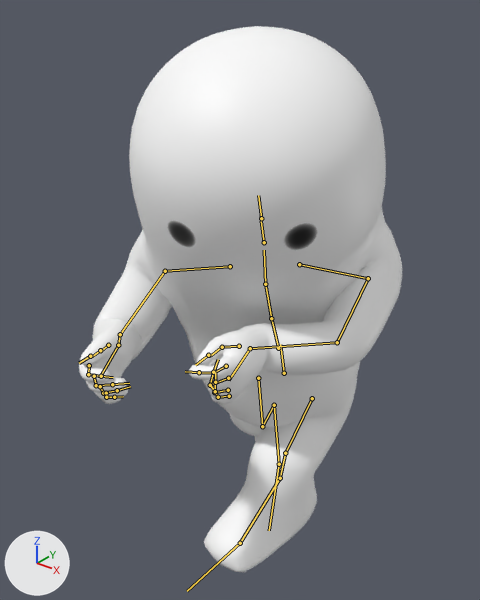
What one commit did to the FBX model Assets/Meshes/Player/RunBackwardMirrored.fbx.
Both versions are drawn from a 50 mm camera at (1.092, -1.644, 1.69) aimed at (0.004, -0.284, 0.847). Lighting does not change. The marker at lower left points along +X, +Y and +Z. Both versions are drawn at frame 8 of the action 'mixamo.com'; the numbers are the values there. The bones that bend it are drawn over the model as lines.

Objects in the first picture: 'CharacterFinal'.
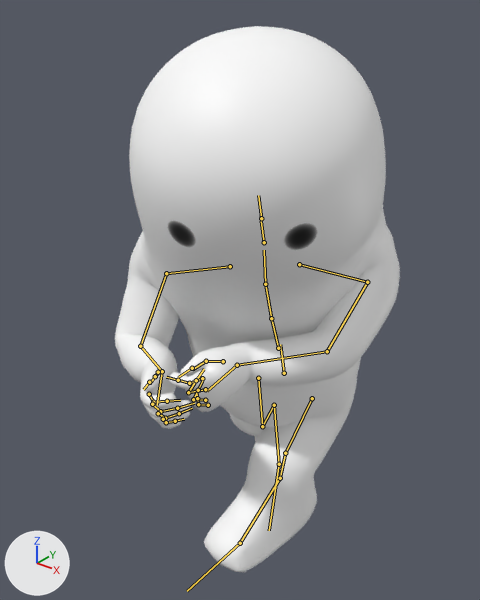
Scene script edits in JSON lines:
```json
{"block": "bone_mixamorig_leftshoulder", "where": "bone_mixamorig_leftshoulder = bpy.data.objects['Armature'].pose.bones['mixamorig:LeftShoulder']  # child of 'mixamorig:Spine2'"}
{"op": "set", "path": "bone_mixamorig_leftshoulder.rotation_quaternion", "old": "(0.968, -0.074, -0.135, 0.2)", "new": "(0.969, -0.048, -0.13, 0.206)", "note": "degrees (-12, -13, 25) -> degrees (-9, -13, 25)"}
{"block": "bone_mixamorig_leftarm", "where": "bone_mixamorig_leftarm = bpy.data.objects['Armature'].pose.bones['mixamorig:LeftArm']  # child of 'mixamorig:LeftShoulder'"}
{"op": "set", "path": "bone_mixamorig_leftarm.rotation_quaternion", "old": "(0.736, 0.243, 0.045, 0.63)", "new": "(0.708, 0.322, 0.149, 0.611)", "note": "degrees (25, -14, 78) -> degrees (40, -11, 78)"}
{"block": "bone_mixamorig_leftforearm", "where": "bone_mixamorig_leftforearm = bpy.data.objects['Armature'].pose.bones['mixamorig:LeftForeArm']  # child of 'mixamorig:LeftArm'"}
{"op": "set", "path": "bone_mixamorig_leftforearm.rotation_quaternion", "old": "(0.966, 0.168, 0.001, 0.195)", "new": "(0.963, 0.174, 0.114, 0.17)", "note": "degrees (19, -4, 22) -> degrees (22, 9, 22)"}
{"block": "bone_mixamorig_lefthand", "where": "bone_mixamorig_lefthand = bpy.data.objects['Armature'].pose.bones['mixamorig:LeftHand']  # child of 'mixamorig:LeftForeArm'"}
{"op": "set", "path": "bone_mixamorig_lefthand.rotation_quaternion", "old": "(0.867, -0.249, -0.328, -0.279)", "new": "(0.873, -0.23, -0.392, -0.175)", "note": "degrees (-21, -45, -27) -> degrees (-24, -50, -11)"}
{"block": "bone_mixamorig_lefthandthumb1", "where": "bone_mixamorig_lefthandthumb1 = bpy.data.objects['Armature'].pose.bones['mixamorig:LeftHandThumb1']  # child of 'mixamorig:LeftHand'"}
{"op": "set", "path": "bone_mixamorig_lefthandthumb1.rotation_quaternion", "old": "(0.957, 0.256, 0.001, -0.136)", "new": "(0.958, 0.232, -0.03, -0.163)", "note": "degrees (29, 4, -15) -> degrees (27, 1, -19)"}
{"block": "bone_mixamorig_rightshoulder", "where": "bone_mixamorig_rightshoulder = bpy.data.objects['Armature'].pose.bones['mixamorig:RightShoulder']  # child of 'mixamorig:Spine2'"}
{"op": "set", "path": "bone_mixamorig_rightshoulder.rotation_quaternion", "old": "(0.996, 0.048, -0.04, 0.06)", "new": "(0.995, 0.075, -0.038, 0.058)", "note": "degrees (5, -5, 7) -> degrees (8, -5, 6)"}
{"block": "bone_mixamorig_rightarm", "where": "bone_mixamorig_rightarm = bpy.data.objects['Armature'].pose.bones['mixamorig:RightArm']  # child of 'mixamorig:RightShoulder'"}
{"op": "set", "path": "bone_mixamorig_rightarm.rotation_quaternion", "old": "(0.894, 0.169, 0.212, -0.356)", "new": "(0.873, 0.267, 0.15, -0.381)", "note": "degrees (10, 30, -41) -> degrees (23, 28, -41)"}
{"block": "bone_mixamorig_rightforearm", "where": "bone_mixamorig_rightforearm = bpy.data.objects['Armature'].pose.bones['mixamorig:RightForeArm']  # child of 'mixamorig:RightArm'"}
{"op": "set", "path": "bone_mixamorig_rightforearm.rotation_quaternion", "old": "(0.818, 0.379, -0.001, -0.432)", "new": "(0.814, 0.387, -0.19, -0.39)", "note": "degrees (41, 19, -49) -> degrees (51, 0, -51)"}
{"block": "bone_mixamorig_righthand", "where": "bone_mixamorig_righthand = bpy.data.objects['Armature'].pose.bones['mixamorig:RightHand']  # child of 'mixamorig:RightForeArm'"}
{"op": "set", "path": "bone_mixamorig_righthand.rotation_quaternion", "old": "(0.865, -0.158, 0.295, 0.374)", "new": "(0.872, -0.139, 0.381, 0.275)", "note": "degrees (-4, 39, 45) -> degrees (-3, 48, 34)"}
{"block": "bone_mixamorig_righthandthumb1", "where": "bone_mixamorig_righthandthumb1 = bpy.data.objects['Armature'].pose.bones['mixamorig:RightHandThumb1']  # child of 'mixamorig:RightHand'"}
{"op": "set", "path": "bone_mixamorig_righthandthumb1.rotation_quaternion", "old": "(0.987, 0.005, 0.077, 0.144)", "new": "(0.988, -0.018, 0.101, 0.111)", "note": "degrees (2, 9, 17) -> degrees (-1, 12, 13)"}
```

Changed parts and their boxes [x1, y1, x2, y2] in the pictures (480 x 600 px):
```json
{"object": "CharacterFinal", "change": "posed", "before": [79, 26, 402, 573], "after": [115, 26, 400, 573], "on screen": "12% narrower"}
{"bone": "mixamorig:LeftShoulder", "before": "(299, 264) to (368, 278)", "after": "(299, 264) to (367, 282)"}
{"bone": "mixamorig:LeftArm", "before": "(368, 278) to (337, 342)", "after": "(367, 282) to (327, 351)"}
{"bone": "mixamorig:LeftForeArm", "before": "(337, 342) to (250, 348)", "after": "(327, 351) to (237, 365)"}
{"bone": "mixamorig:LeftHand", "before": "(250, 348) to (229, 380)", "after": "(237, 365) to (207, 391)"}
{"bone": "mixamorig:LeftHandThumb1", "before": "(239, 346) to (222, 347)", "after": "(223, 361) to (206, 361)"}
{"bone": "mixamorig:RightShoulder", "before": "(230, 266) to (165, 271)", "after": "(230, 266) to (166, 273)"}
{"bone": "mixamorig:RightArm", "before": "(165, 271) to (120, 334)", "after": "(166, 273) to (140, 346)"}
{"bone": "mixamorig:RightForeArm", "before": "(120, 334) to (118, 345)", "after": "(140, 346) to (162, 371)"}
{"bone": "mixamorig:RightHand", "before": "(118, 345) to (99, 378)", "after": "(162, 371) to (157, 405)"}
{"bone": "mixamorig:RightHandThumb1", "before": "(108, 345) to (101, 351)", "after": "(158, 372) to (155, 377)"}
```
